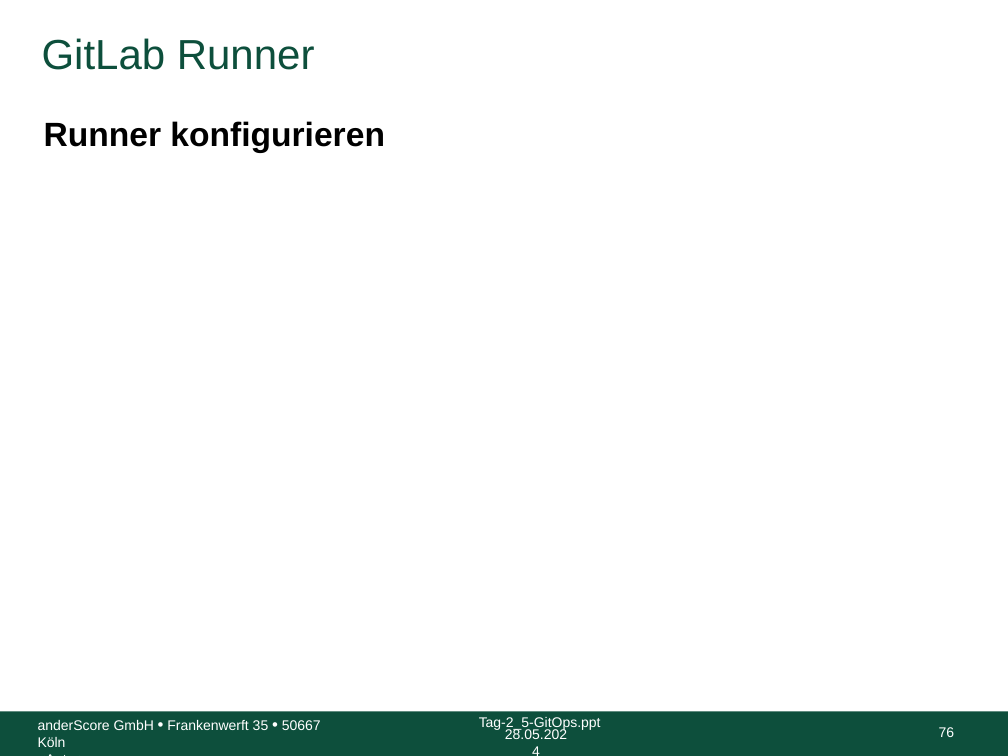
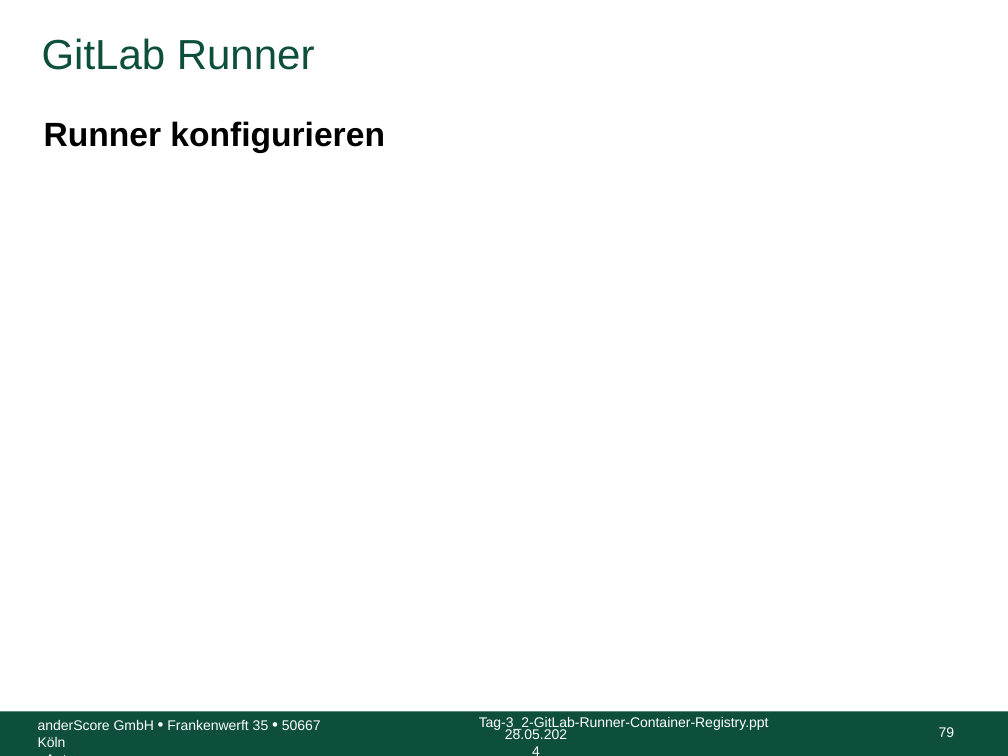
Before and after one commit to anderscore-gmbh/gitlab, a slide deck: slide 79 of slides/Tag-3_2-GitLab-Runner-Container-Registry.pptx (slide 76 before the commit). Drawn at 1008x756 pixels with LibreOffice and Linux fonts; fonts in the diff are those of the drawing; background and template pictures are left out. Boxes give left, top, right and bottom in pixels: in the first picture for what was removed or moved away, otherwise in the second. Text is boxed around its words. In the diff, an @@ line names an element or a change of style, - is before the commit and + after.

Commit message:
Tag-3_2: Keine Ahnung. Irgendwas zu Runners vermutlich. Project Runners. Und jede Menge an Fragen.

```diff
--- a/slides/Tag-3_2-GitLab-Runner-Container-Registry.pptx
+++ b/slides/Tag-3_2-GitLab-Runner-Container-Registry.pptx
@@ text at (x1=479, y1=717, x2=769, y2=730): text changed @@
-Tag-2_5-GitOps.ppt
+Tag-3_2-GitLab-Runner-Container-Registry.ppt
@@ page number at (x1=939, y1=727, x2=955, y2=737): text changed @@
-76
+79
```
Also in this commit, not shown: 76 other slides changed, 3 slides added.
